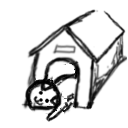
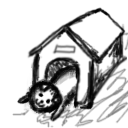
Layer changes from the first 128px x 128px image to the second:
added layer "b #3" above "b" over [left=28, top=29, right=121, bottom=115]
painted on "b" over [left=22, top=7, right=113, bottom=114]
added layer "b #4" above "c #1" over [left=47, top=59, right=70, bottom=79]
moved "c #1" above "c #3", painted on it over [left=28, top=31, right=123, bottom=112]
painted on "c #3" over [left=21, top=58, right=83, bottom=123]
added layer "b #1" above "c" over [left=17, top=89, right=58, bottom=114]
added layer "b #2" above "towerR1" over [left=12, top=23, right=128, bottom=128]
